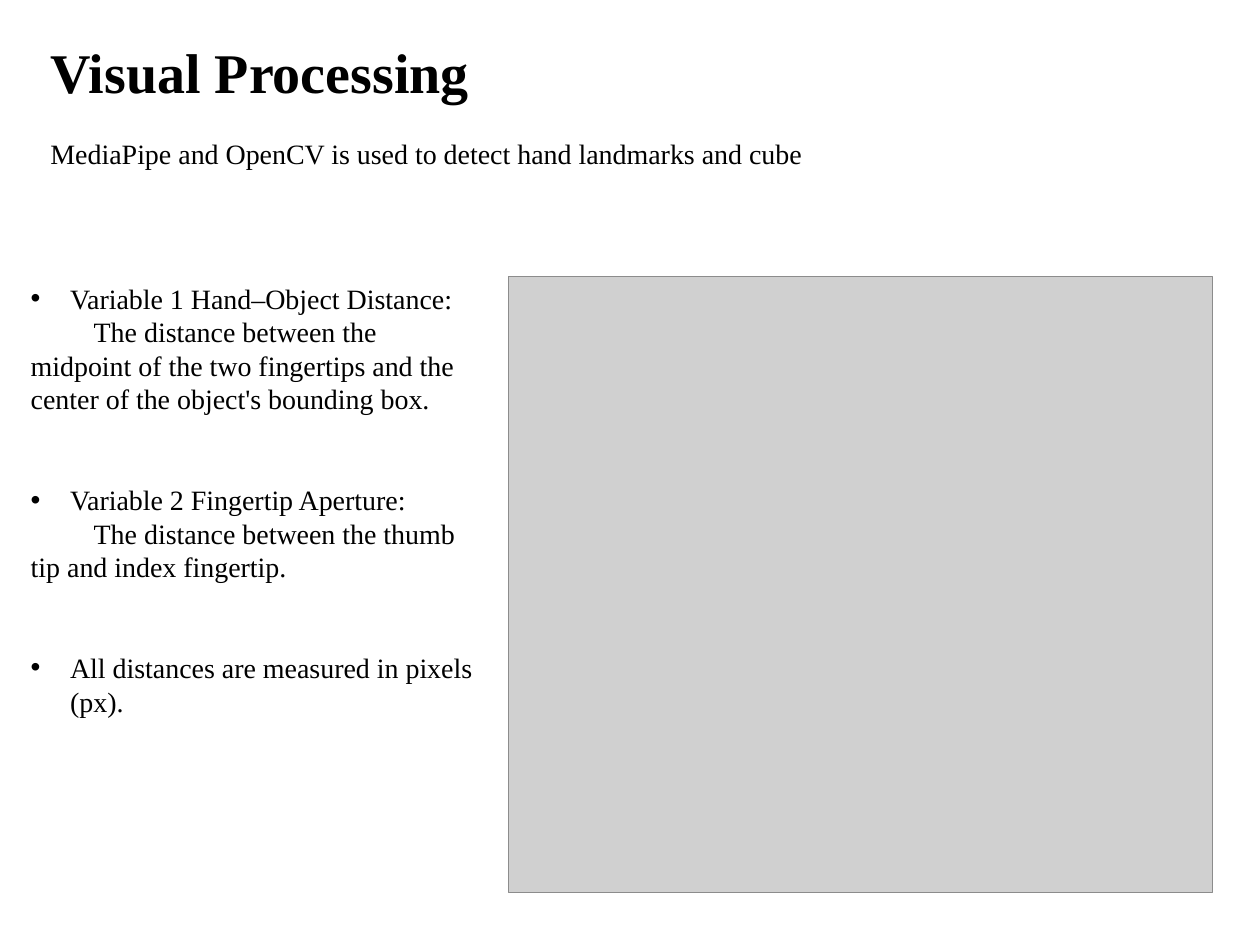
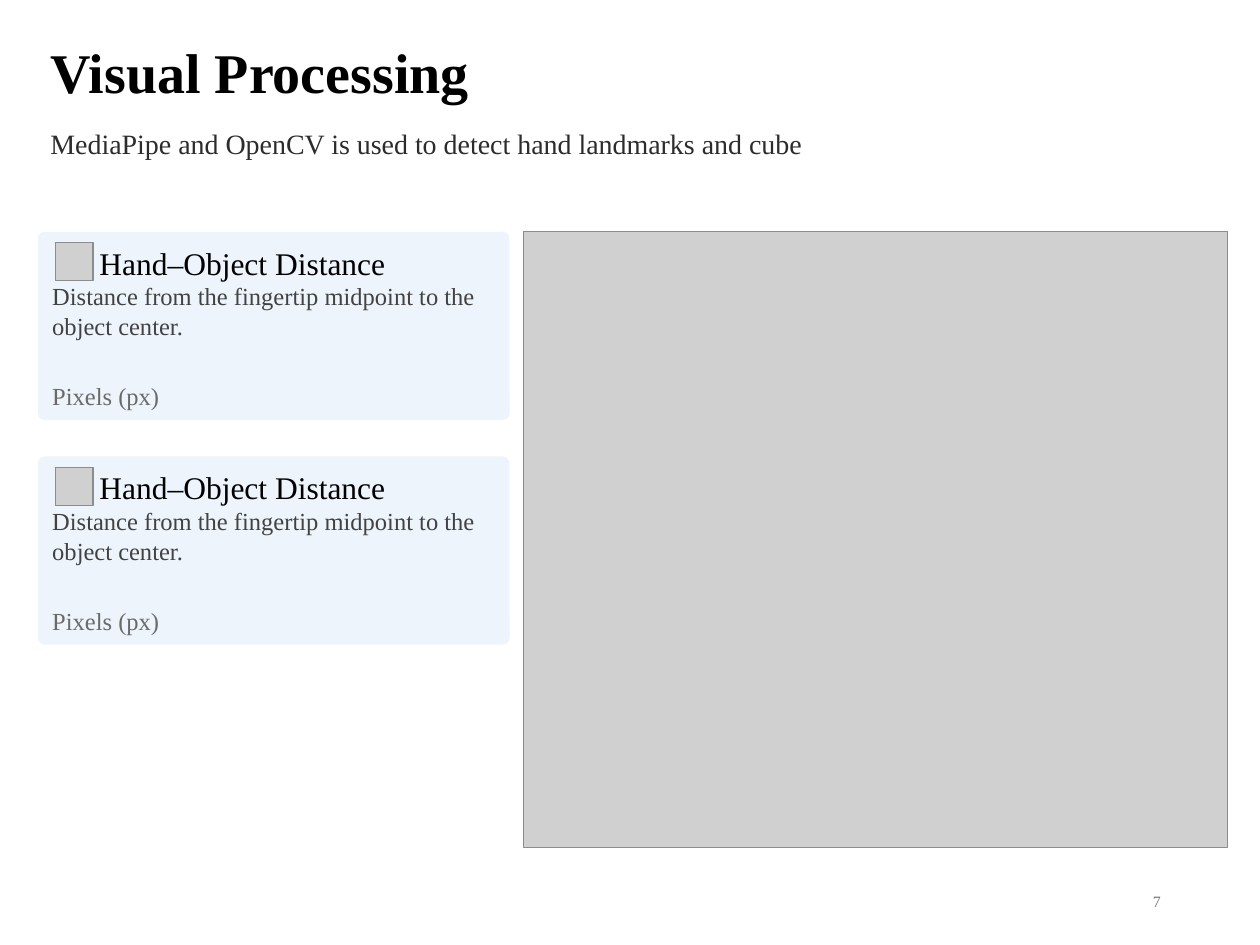
Before and after one commit to DiXiQing/Multimodal_Imitation_Learning, a slide deck: slide 7 of Zemi/2026-10-28-Di.pptx. Drawn at 1260x945 pixels with LibreOffice and Linux fonts; fonts in the diff are those of the drawing; grey boxes stand for pictures. Boxes give left, top, right and bottom in pixels: in the first picture for what was removed or moved away, otherwise in the second. Text is boxed around its words. In the diff, an @@ line names an element or a change of style, - is before the commit and + after.

```diff
--- a/Zemi/2026-10-28-Di.pptx
+++ b/Zemi/2026-10-28-Di.pptx
@@ text "MediaPipe and OpenCV is used ...": place and size @@
-text "MediaPipe and OpenCV is used ..." at [50, 144, 802, 169]
+text "MediaPipe and OpenCV is used ..." at [50, 134, 802, 160]
@@ text "MediaPipe and OpenCV is used ..." at [50, 134, 802, 160]: text colour #000000 to #2C2C2C @@
@@ rounded rectangle added at [38, 232, 509, 420], fill #EDF4FB, 14 pt, text #424242 @@
+Hand–Object Distance
+Distance from the fingertip midpoint to the object center.
+Pixels (px)
@@ picture: place and size @@
-picture at [509, 277, 1213, 893]
+picture at [524, 232, 1228, 848]
@@ picture added at [55, 243, 93, 281] @@
@@ text removed at [31, 289, 473, 717] @@
-• Variable 1 Hand–Object Distance:
-The distance between the midpoint of the two fingertips and the center of the object's bounding box.
-• Variable 2 Fingertip Aperture:
-The distance between the thumb tip and index fingertip.
-• All distances are measured in pixels (px).
@@ rounded rectangle added at [38, 456, 509, 644], fill #EDF4FB, 14 pt, text #424242 @@
+Hand–Object Distance
+Distance from the fingertip midpoint to the object center.
+Pixels (px)
@@ picture added at [55, 467, 93, 505] @@
@@ page number added at [1153, 896, 1161, 907], 9 pt, text #797979 @@
+7
```
Also in this commit, not shown: 11 other slides changed, 3 slides added, 3 slides removed, 5 other files.
